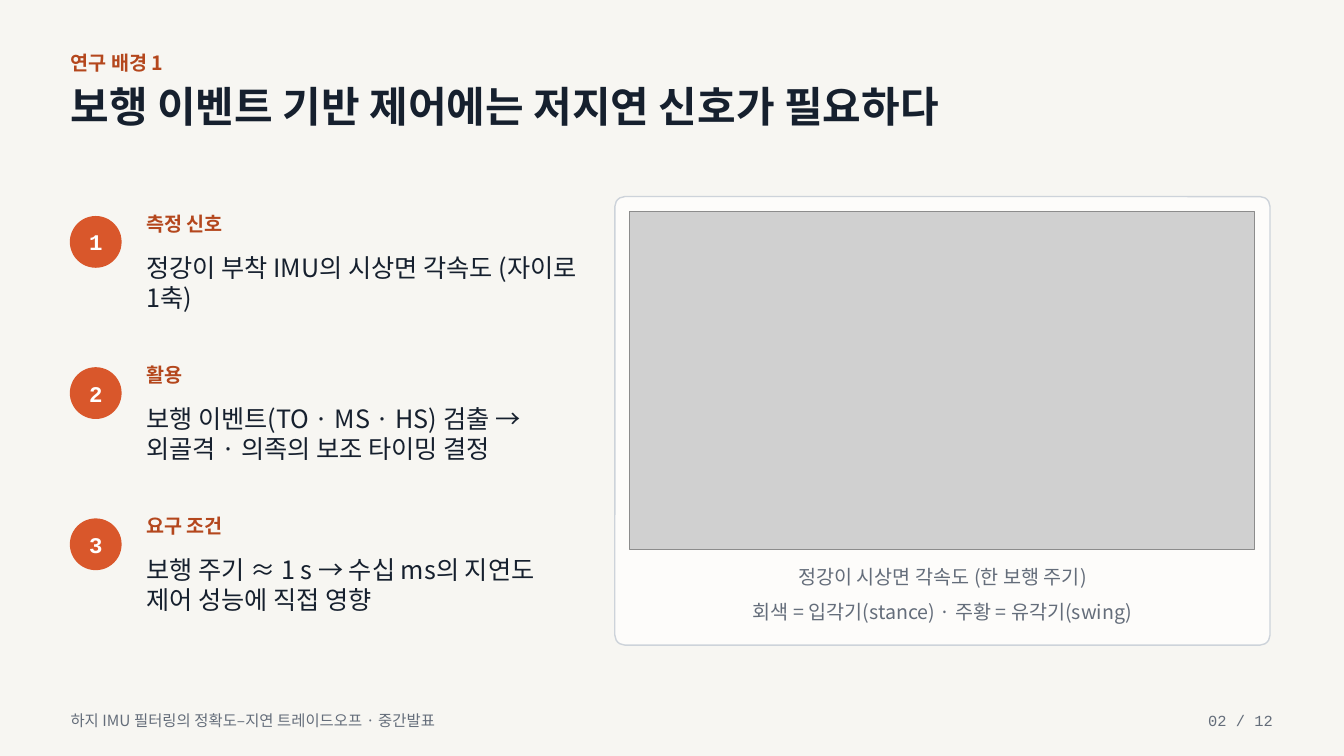
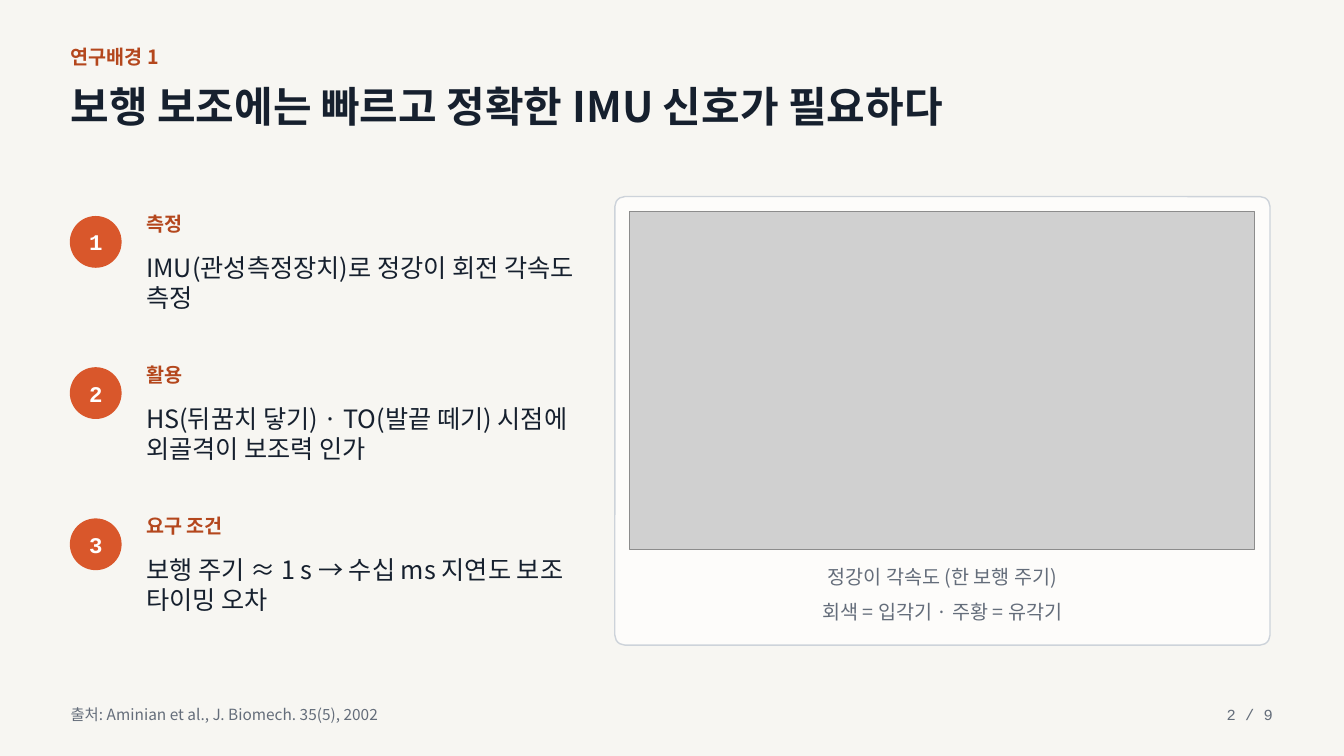
Before and after one commit to everyss/26-2_Sensors_Actuators, a slide deck: slide 2 of slides/midterm_presentation.pptx. Drawn at 1344x756 pixels with LibreOffice and Linux fonts; fonts in the diff are those of the drawing; grey boxes stand for pictures. Boxes give left, top, right and bottom in pixels: in the first picture for what was removed or moved away, otherwise in the second. Text is boxed around its words. In the diff, an @@ line names an element or a change of style, - is before the commit and + after.

```diff
--- a/slides/midterm_presentation.pptx
+++ b/slides/midterm_presentation.pptx
@@ text at [71,47,159,66]: spaces changed @@
-연구 배경 1
+연구배경 1
@@ text at [71,86,942,126]: text changed @@
-보행 이벤트 기반 제어에는 저지연 신호가 필요하다
+보행 보조에는 빠르고 정확한 IMU 신호가 필요하다
@@ text at [146,214,182,233]: text changed @@
-측정 신호
+측정
@@ text at [146,256,574,309]: text changed @@
-정강이 부착 IMU의 시상면 각속도 (자이로 1축)
+IMU(관성측정장치)로 정강이 회전 각속도 측정
@@ text at [146,407,568,460]: text changed @@
-보행 이벤트(TO · MS · HS) 검출 → 외골격 · 의족의 보조 타이밍 결정
+HS(뒤꿈치 닿기) · TO(발끝 떼기) 시점에 외골격이 보조력 인가
@@ text at [146,558,563,611]: text changed @@
-보행 주기 ≈ 1 s → 수십 ms의 지연도 제어 성능에 직접 영향
+보행 주기 ≈ 1 s → 수십 ms 지연도 보조 타이밍 오차
@@ text at [828,568,1057,588]: text changed @@
-정강이 시상면 각속도 (한 보행 주기)
+정강이 각속도 (한 보행 주기)
@@ text at [822,602,1062,621]: text changed @@
-회색 = 입각기(stance) · 주황 = 유각기(swing)
+회색 = 입각기 · 주황 = 유각기
@@ vertical alignment middle to top in 3 elements at [71,47,159,66], [1227,710,1273,720], [71,707,378,723] @@
@@ text at [71,707,378,723]: text changed @@
-하지 IMU 필터링의 정확도–지연 트레이드오프 · 중간발표
+출처: Aminian et al., J. Biomech. 35(5), 2002
@@ text at [1227,710,1273,720]: text changed @@
-02 / 12
+2 / 9
```
Also in this commit, not shown: 8 slides added, 11 slides removed, 5 other files.
